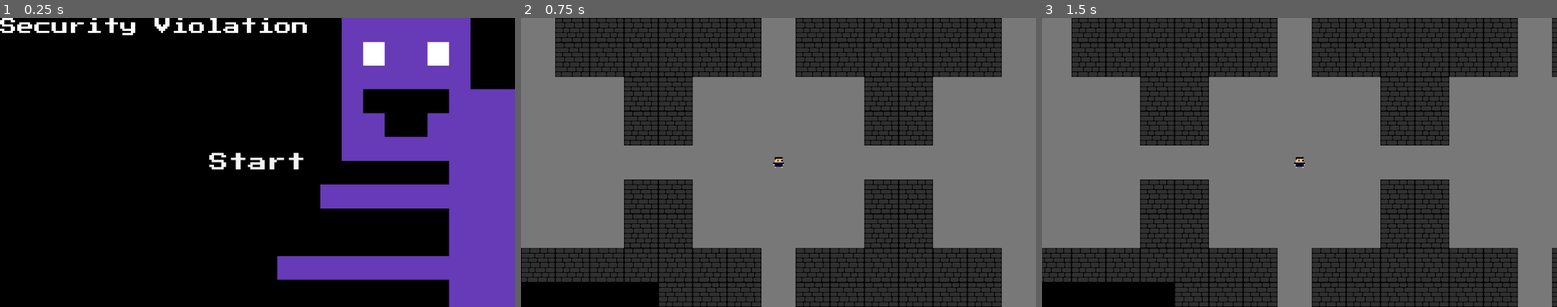
Above: before the commit, frames 1-3 (left to right).
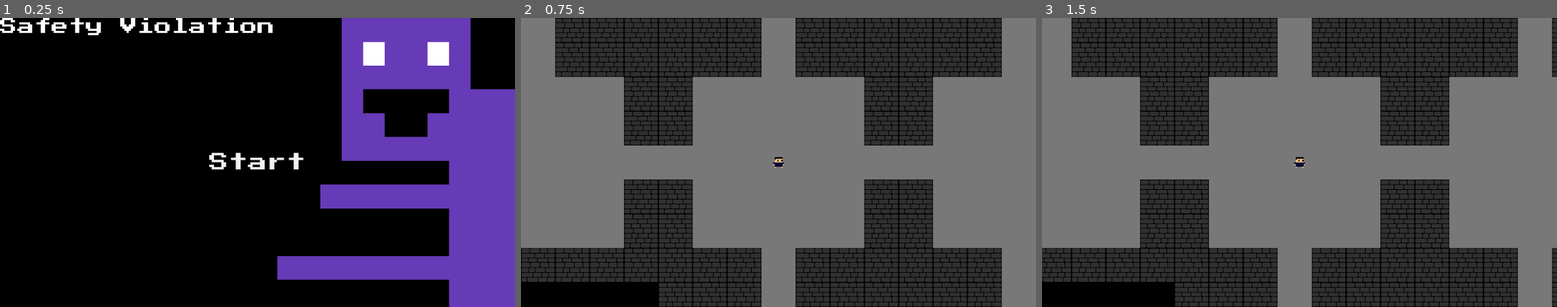
Above: after the commit, the same moments.

Repository: hoalex21/kyjam1
Game: Godot game, scene res://main_menu.tscn
Same seed, same stepped clock (60 frames per second), same inputs: the game is played once before the commit and once after it.
Inputs:
- Up to frame 1 (0.25 s): no input
- Up to frame 2 (0.75 s): click "Start" at 0.5 s
- Up to frame 3 (1.5 s): tap Enter at 1.25 s; hold D (right) from 1.28 s (still down)

The runs differ from the first frame. In frame 1, 1.2% of the frame differs, in the area x 3-60%, y 0-7%; in frame 2, nothing differs; in frame 3, nothing differs.

Commit message:
change name to safety violation

Diff:
--- a/main_menu.tscn
+++ b/main_menu.tscn
@@ -42,11 +42,11 @@
 theme_override_font_sizes/font_size = 36
 text = "Start"
 
-[node name="Security Violation" type="Label" parent="CanvasLayer"]
+[node name="Safety Violation" type="Label" parent="CanvasLayer"]
 offset_right = 40.0
 offset_bottom = 23.0
 theme = ExtResource("1_ltfit")
 theme_override_font_sizes/font_size = 32
-text = "Security Violation"
+text = "Safety Violation"
 
 [connection signal="pressed" from="CanvasLayer/VBoxContainer/Start" to="." method="_on_start_pressed"]
Not shown, added: export_presets.cfg
Not shown, added: .DS_Store
Not shown, added: build/.DS_Store
